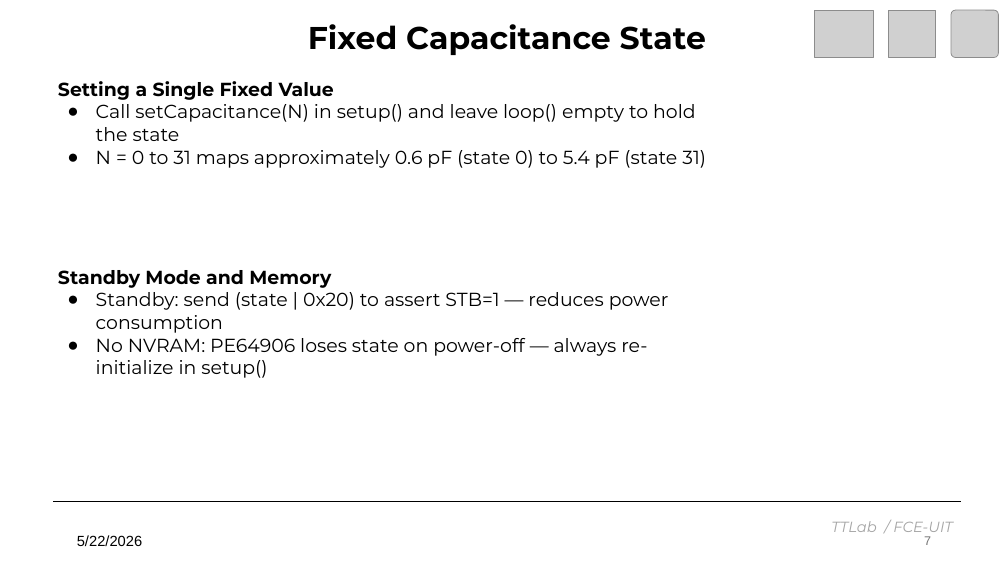
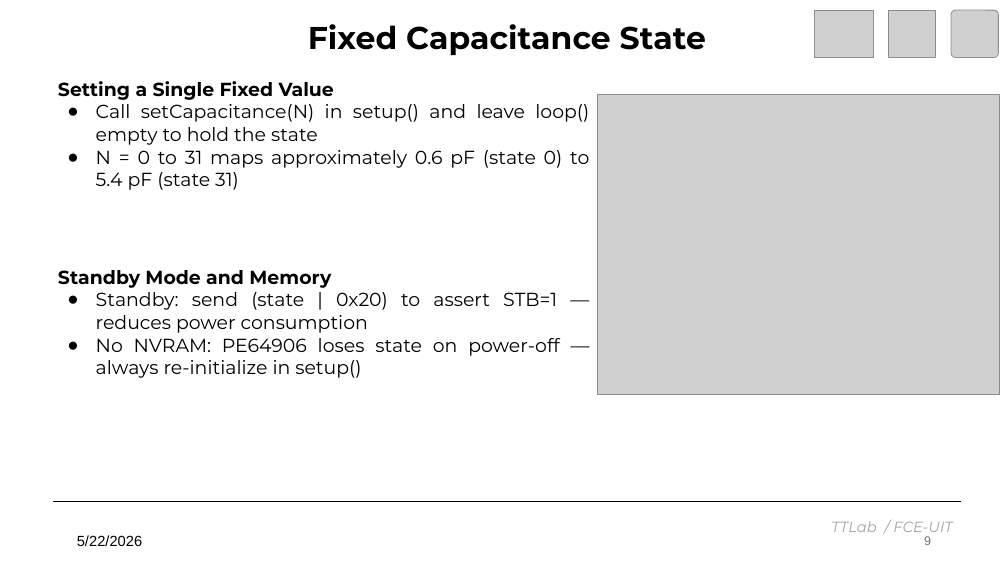
Before and after one commit to TuanPT176/OCP_Antenna_Control, a slide deck: slide 9 of ESP32C3_PE64906_TTLAB.pptx (slide 7 before the commit). Drawn at 1008x567 pixels with LibreOffice and Linux fonts; fonts in the diff are those of the drawing; grey boxes stand for pictures. Boxes give left, top, right and bottom in pixels: in the first picture for what was removed or moved away, otherwise in the second. Text is boxed around its words. In the diff, an @@ line names an element or a change of style, - is before the commit and + after.

```diff
--- a/ESP32C3_PE64906_TTLAB.pptx
+++ b/ESP32C3_PE64906_TTLAB.pptx
@@ text "Setting a Single Fixed Value" at box(58, 81, 589, 190): alignment left to justified @@
@@ picture added at box(597, 95, 1000, 394) @@
@@ text "Standby Mode and Memory" at box(58, 270, 560, 378): alignment left to justified @@
@@ page number at box(924, 536, 931, 545): text changed @@
-7
+9
```
Also in this commit, not shown: 6 other slides changed, 2 slides added, 2 other files.
